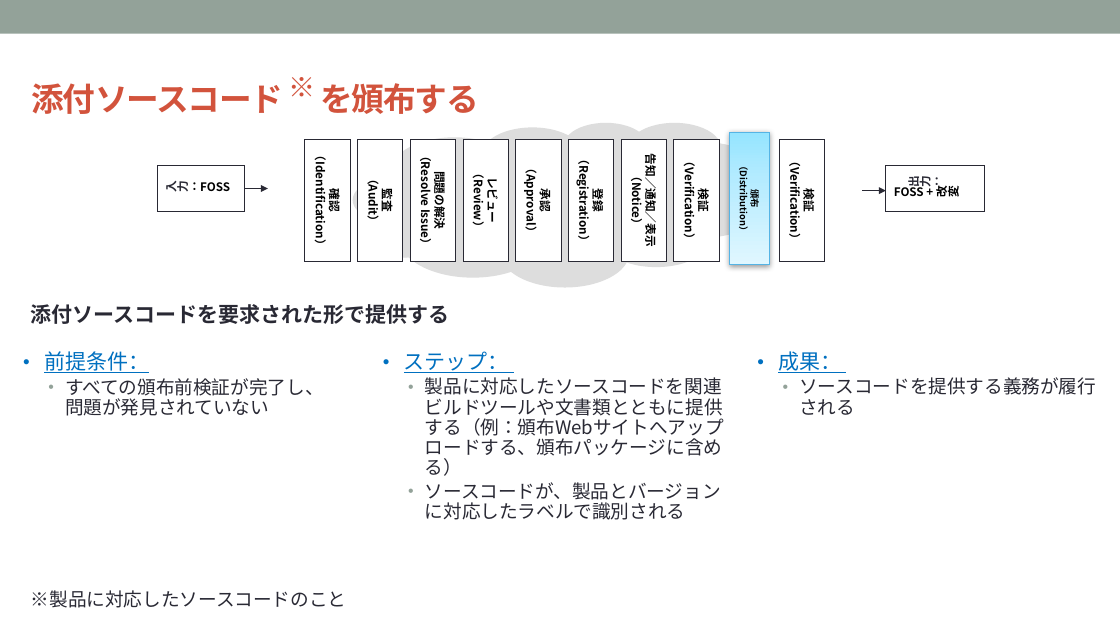
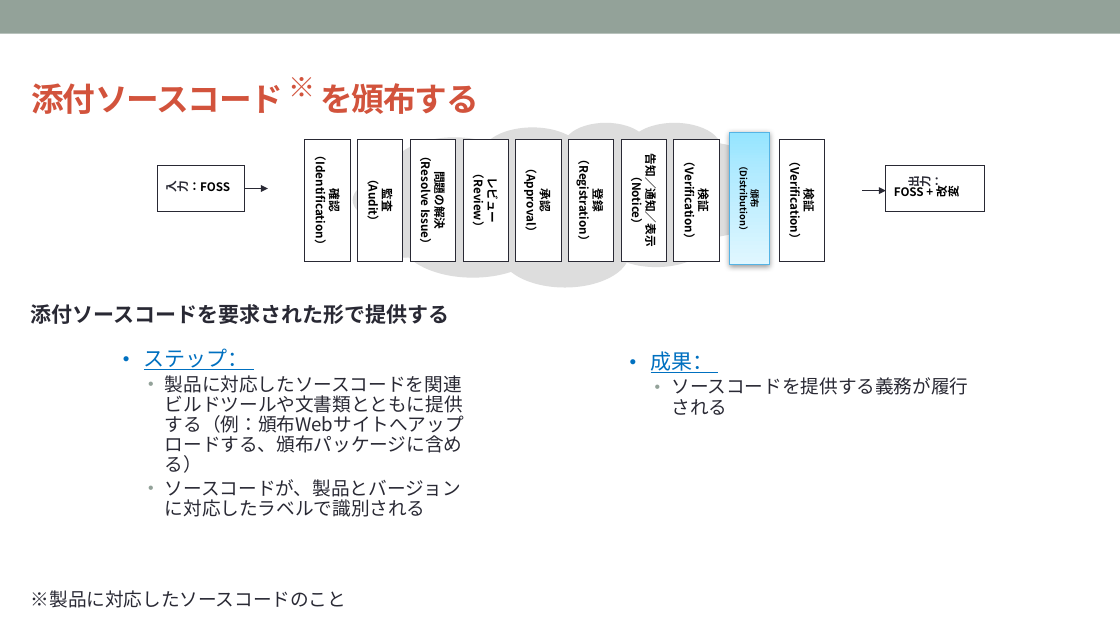
Before and after one commit to OpenChain-Project/Curriculum-Translation-JP, a slide deck: slide 68 of REVIEW/Version_for_v1.1/openchain-curriculum-for-1-1_JP_review_tani.pptx. Drawn at 1120x630 pixels with LibreOffice and Linux fonts; fonts in the diff are those of the drawing; background and template pictures are left out. Boxes give left, top, right and bottom in pixels: in the first picture for what was removed or moved away, otherwise in the second. Text is boxed around its words. In the diff, an @@ line names an element or a change of style, - is before the commit and + after.

```diff
--- a/REVIEW/Version_for_v1.1/openchain-curriculum-for-1-1_JP_review_tani.pptx
+++ b/REVIEW/Version_for_v1.1/openchain-curriculum-for-1-1_JP_review_tani.pptx
@@ text removed at box(44, 351, 324, 416) @@
-• 前提条件：
-  • すべての頒布前検証が完了し、
-    問題が発見されていない
@@ text "ステップ：": place and size @@
-text "ステップ：" at box(404, 351, 724, 520)
+text "ステップ：" at box(144, 348, 464, 517)
@@ text "成果：": place and size @@
-text "成果：" at box(778, 351, 1096, 415)
+text "成果：" at box(651, 351, 969, 415)
```
Also in this commit, not shown: 8 other slides changed, 1 slide added, 1 slide removed.
